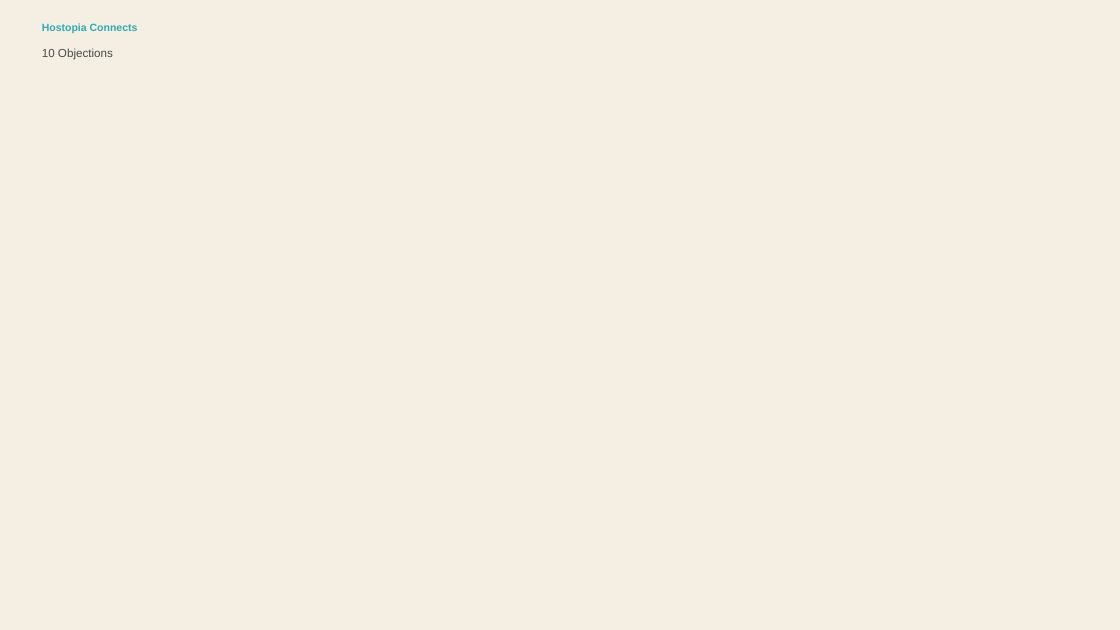
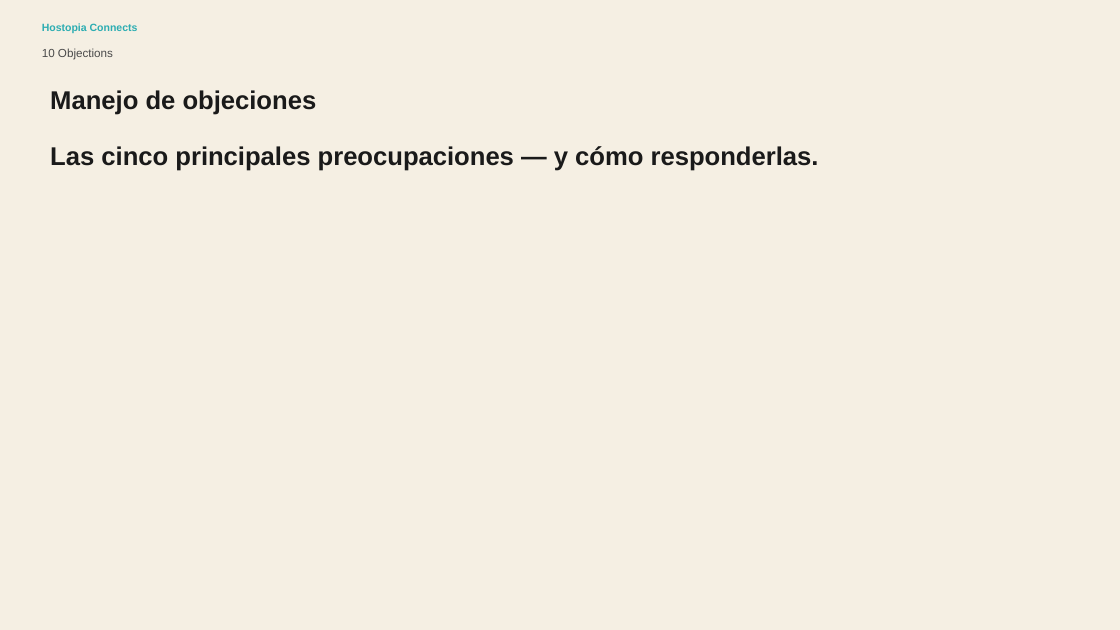
Before and after one commit to ginocardenas-cpu/hostopiaconnects, a slide deck: slide 10 of public/assets/editable/professional-logo-design-sales-presentation-2/es/Professional Logo Design Sales Presentation - es.pptx. Drawn at 1120x630 pixels with LibreOffice and Linux fonts; fonts in the diff are those of the drawing. Boxes give left, top, right and bottom in pixels: in the first picture for what was removed or moved away, otherwise in the second. Text is boxed around its words. In the diff, an @@ line names an element or a change of style, - is before the commit and + after.

```diff
--- a/public/assets/editable/professional-logo-design-sales-presentation-2/es/Professional Logo Design Sales Presentation - es.pptx
+++ b/public/assets/editable/professional-logo-design-sales-presentation-2/es/Professional Logo Design Sales Presentation - es.pptx
@@ text added at (50,90,317,115), 22 pt, text #1A1A1A, bold @@
+Manejo de objeciones
@@ text added at (50,146,819,171), 22 pt, text #1A1A1A, bold @@
+Las cinco principales preocupaciones — y cómo responderlas.
```
Also in this commit, not shown: 12 other slides changed, 37 other files.
